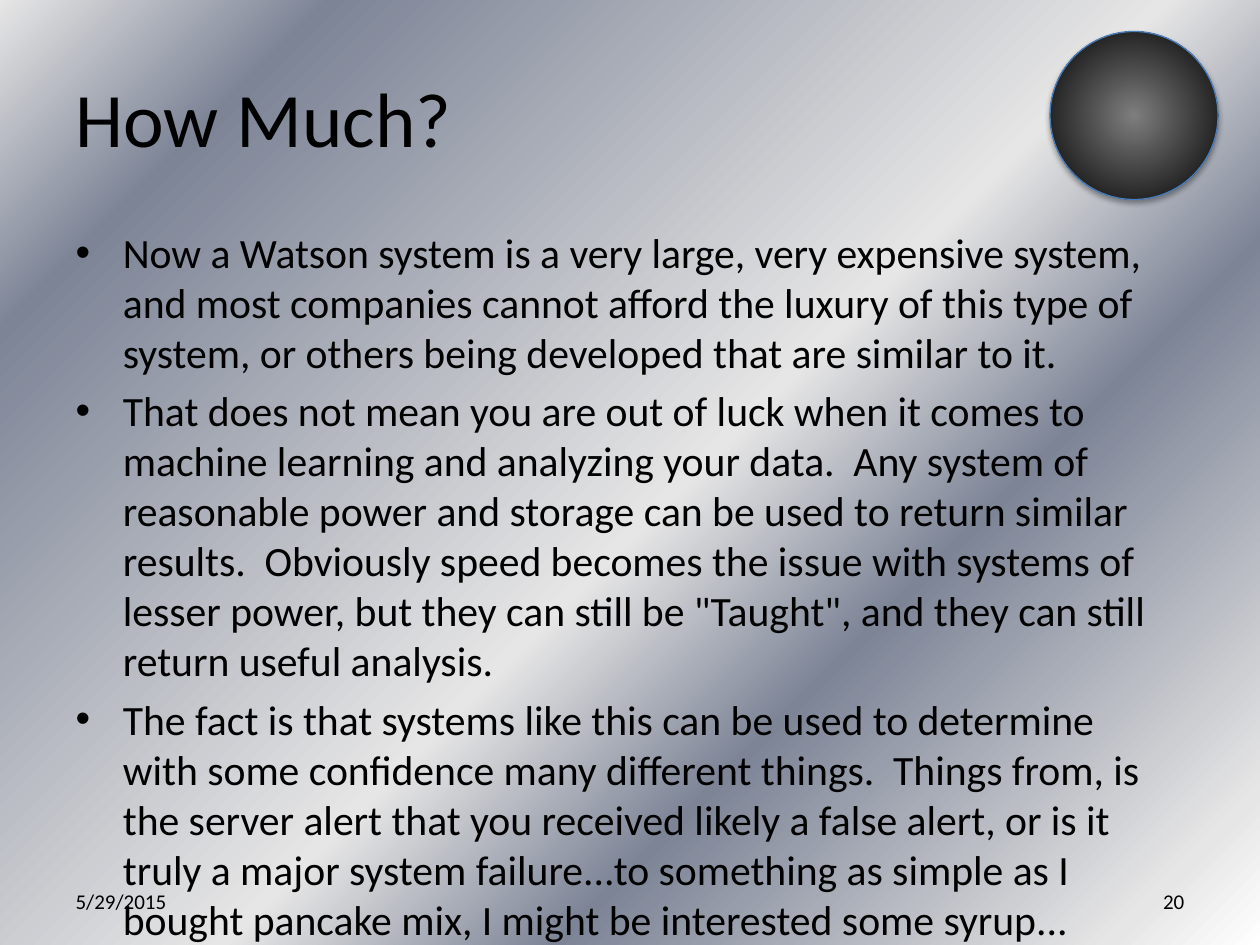
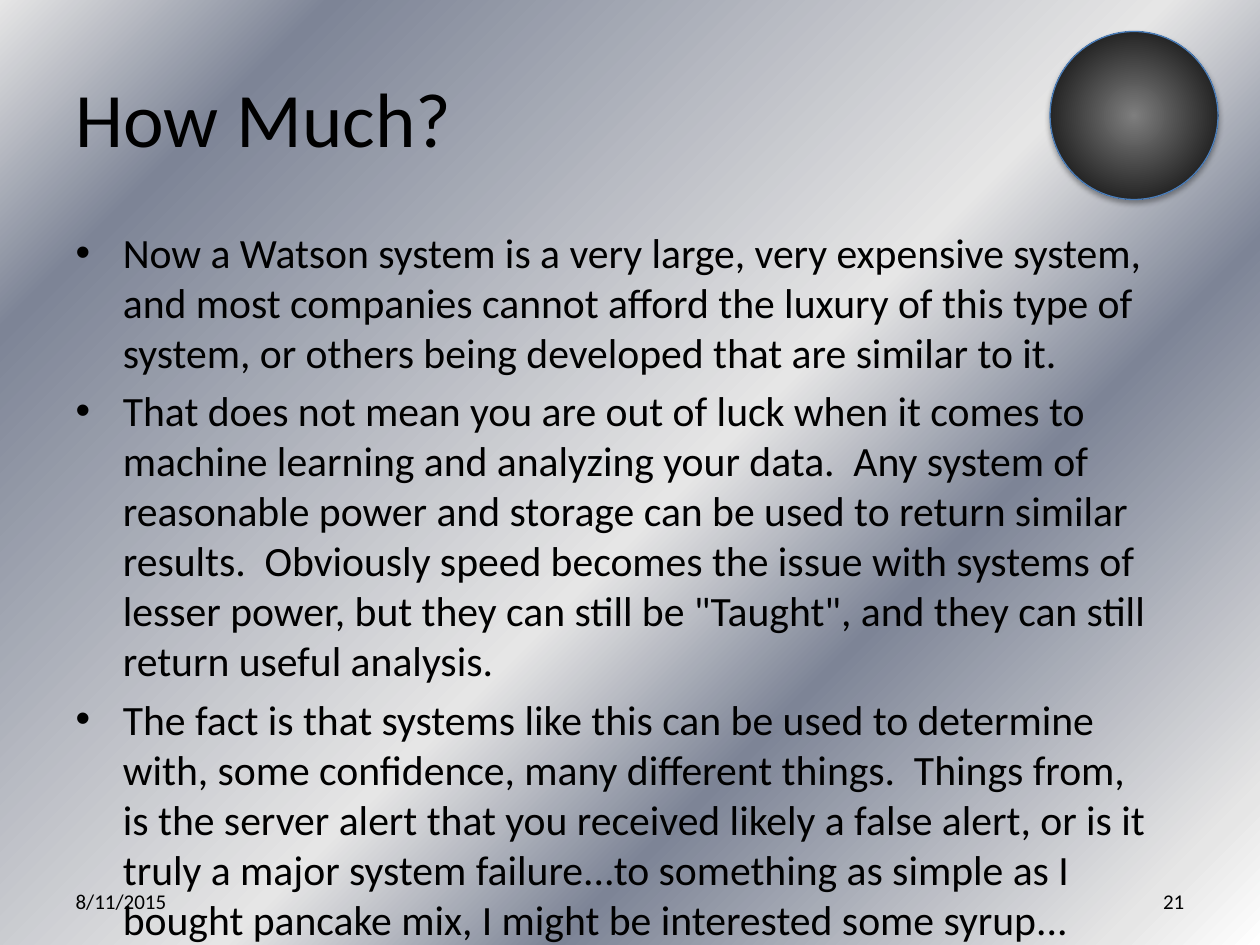
Before and after one commit to jegroom102080/What_is_Data_Science_Anyway, a slide deck: slide 21 of What is Data Science Anyway.pptx (slide 20 before the commit). Drawn at 1260x945 pixels with LibreOffice and Linux fonts; fonts in the diff are those of the drawing. Boxes give left, top, right and bottom in pixels: in the first picture for what was removed or moved away, otherwise in the second. Text is boxed around its words. In the diff, an @@ line names an element or a change of style, - is before the commit and + after.

```diff
--- a/What is Data Science Anyway.pptx
+++ b/What is Data Science Anyway.pptx
@@ text at [123,706,1144,942]: text changed @@
-• The fact is that systems like this can be used to determine with some confidence many different things. Things from, is the server alert that you received likely a false alert, or is it truly a major system failure...to something as simple as I bought pancake mix, I might be interested some syrup...
+• The fact is that systems like this can be used to determine with, some confidence, many different things. Things from, is the server alert that you received likely a false alert, or is it truly a major system failure...to something as simple as I bought pancake mix, I might be interested some syrup...
@@ text at [76,894,167,915]: text changed @@
-5/29/2015
+8/11/2015
@@ page number at [1163,895,1184,909]: text changed @@
-20
+21
```
Also in this commit, not shown: 44 other slides changed, 1 slide added.
